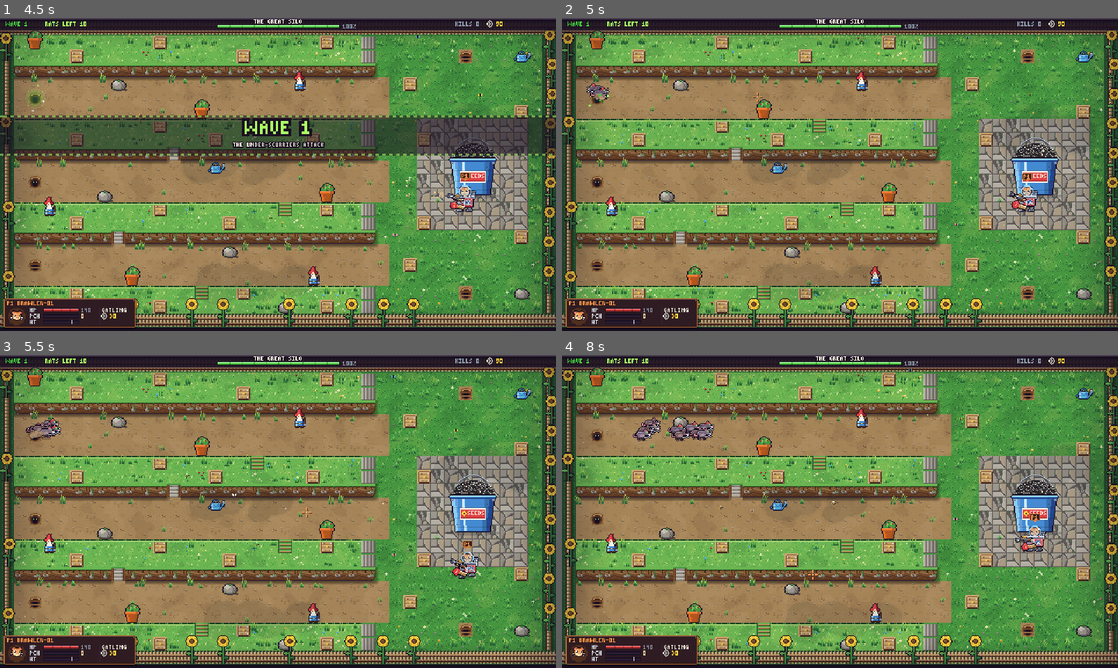
Above: before the commit, frames 1-4 (two rows, left to right).
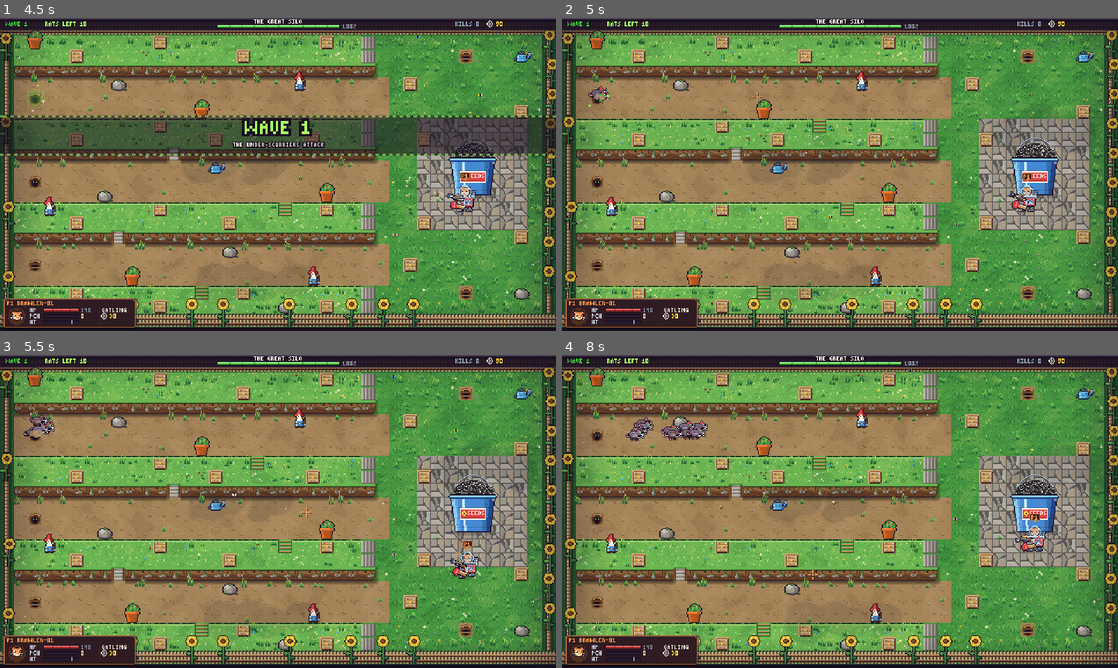
Above: after the commit, the same moments.

Repository: TheWeaver-Alt/HamsterFront
Game: Godot game, scene res://scenes/MainArena.tscn
Two runs of this game, one before a commit and one after it. Both use one fixed random seed, a clock stepped at 60 frames per second and the inputs below. This scene is started directly instead of the project's main scene.
Inputs (mouse positions are in pixels of both pictures, inside the frame that each line leads up to):
- Up to frame 1 (4.5 s): tap Enter at 0.5 s; move the mouse to (400, 158) at 0.52 s; hold D 0.53-1.25 s; hold Enter 0.53-1.25 s; click (400, 158) at 0.67 s; tap Space at 0.77, 1.07, 3.77, 4.07 s; drag from (166, 190) to (250, 237) at 1.27 s; move the mouse to (333, 105) at 2.02 s; hold D 2.03-2.75 s; tap P at 2.1 s; drag from (250, 237) to (111, 127) at 2.77 s; move the mouse to (444, 221) at 3.52 s; hold A 3.53-4.25 s; tap Shift at 3.6 s; drag from (111, 127) to (194, 96) at 4.27 s
- Up to frame 2 (5 s): no input
- Up to frame 3 (5.5 s): move the mouse to (305, 511) at 5.02 s; hold S from 5.03 s (still down); tap Q at 5.1 s; click (305, 511) at 5.17 s
- Up to frame 4 (8 s): release S at 5.75 s; drag from (756, 433) to (728, 527) at 5.77 s; move the mouse to (962, 495) at 6.52 s; hold W 6.53-7.25 s; tap F at 6.6 s; tap Space at 6.77, 7.07 s; drag from (728, 527) to (812, 574) at 7.27 s

Frame 1 is identical in both runs. In frame 2, 0.1% of the frame differs, in the area x 4-9%, y 20-26%; in frame 3, 0.3%; in frame 4, 0.7%, in the area x 11-28%, y 19-28%.

Commit message:
Longer burrow crawl-out so the new emerge animation reads
Co-Authored-By: Claude Opus 5.5 <noreply@anthropic.com>
Claude-Session: https://claude.ai/code/session_01TnaivfTTrGNd5RriryTYF7

Diff:
--- a/scripts/arena/MainArena.gd
+++ b/scripts/arena/MainArena.gd
@@ -275,7 +275,7 @@
 	var r = RatScene.instantiate()
 	r.setup(kind, hp_mult, spd_mult)
 	r.position = pos
-	r.spawn_t = 0.3
+	r.spawn_t = 0.5   # long enough to see the crawl-out animation
 	world.add_child(r)
 	register_enemy(r)
 	if r.is_boss:
